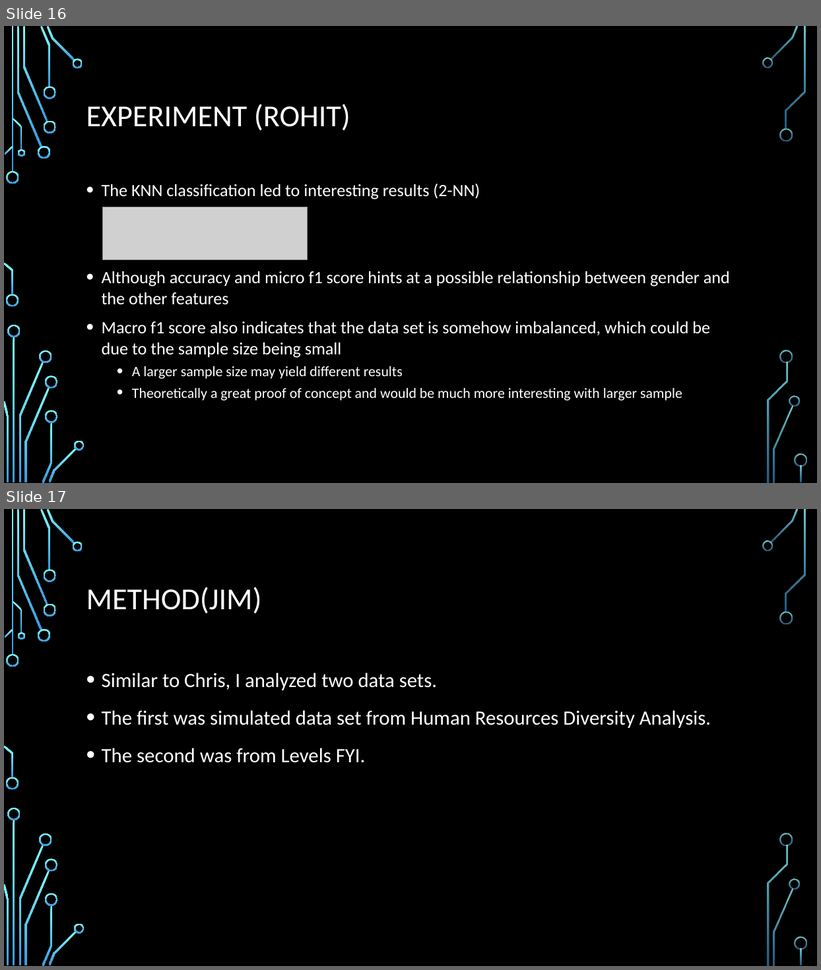
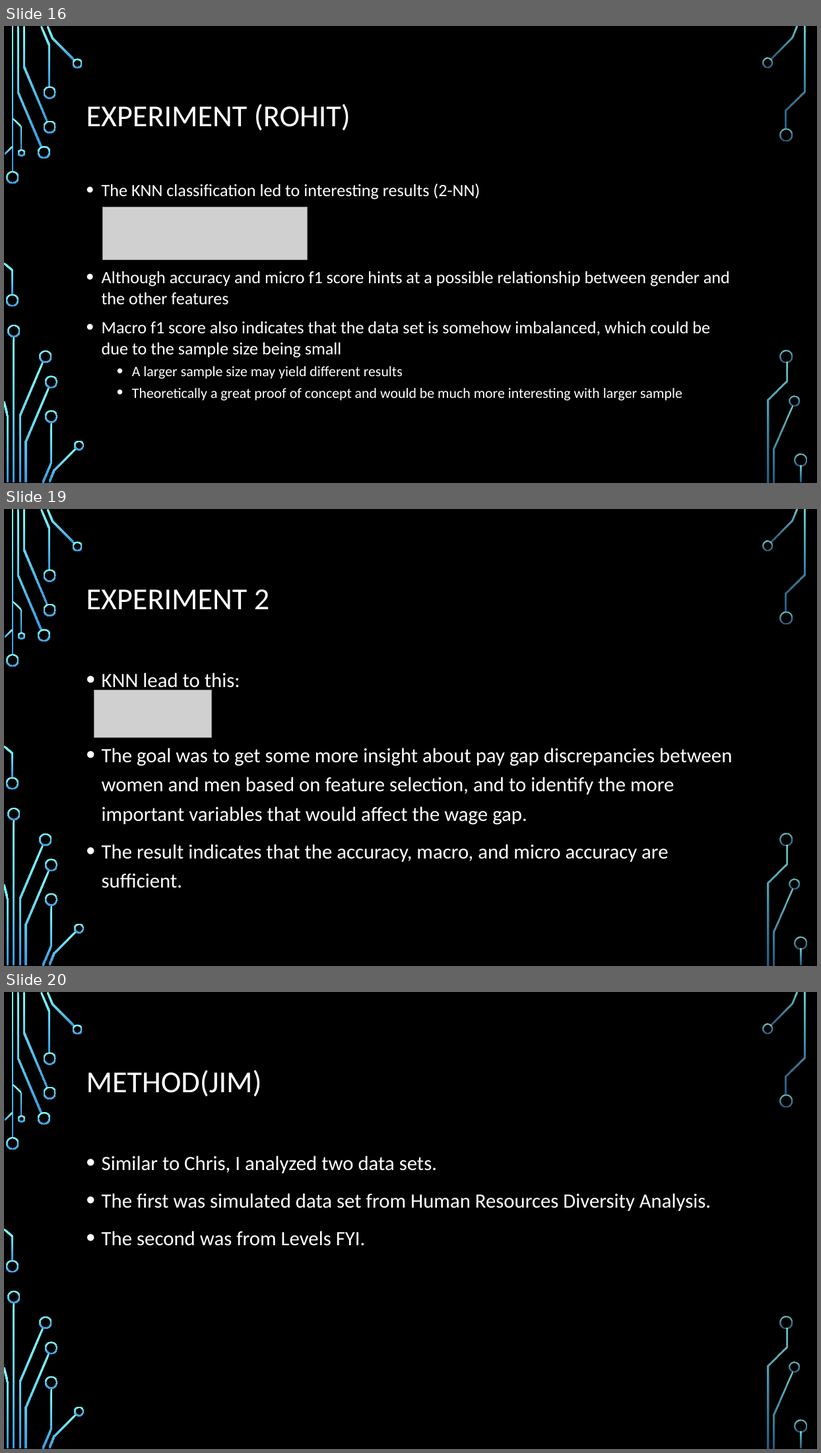
Before and after one commit to GMU-MinorityReport/CS484, a slide deck: documentation/Minority_Report_Slides.pptx. Shown one above the other, each under a label of ours: slides 16 and 17 before the commit, slides 16, 19 and 20 after it; the slides between them are not shown. The pictures are 821x970 and 821x1453 pixels, drawn with LibreOffice and Linux fonts; fonts in the diff are those of the drawing; grey boxes stand for pictures; background and template pictures are left out. Boxes give left, top, right and bottom in pixels: in the first picture for what was removed or moved away, otherwise in the second. Text is boxed around its words. In the diff, an @@ line names an element or a change of style, - is before the commit and + after.

```diff
--- a/documentation/Minority_Report_Slides.pptx
+++ b/documentation/Minority_Report_Slides.pptx
@@ slide 19 added at (x1=4, y1=509, x2=817, y2=966), background picture (left out); not listed: 36 template elements that a slide beside it also shows @@
@@ title added at (x1=86, y1=590, x2=269, y2=609), 36 pt, text #FFFFFF @@
+EXPERIMENT 2
@@ text added at (x1=102, y1=673, x2=732, y2=889), 24 pt, text #FFFFFF @@
+• KNN lead to this:
+• The goal was to get some more insight about pay gap discrepancies between women and men based on feature selection, and to identify the more important variables that would affect the wage gap.
+• The result indicates that the accuracy, macro, and micro accuracy are sufficient.
@@ picture added at (x1=94, y1=690, x2=212, y2=738) @@
@@ what was slide 17 is now slide 20 @@
```
Also in this commit, not shown: 2 other slides added.
